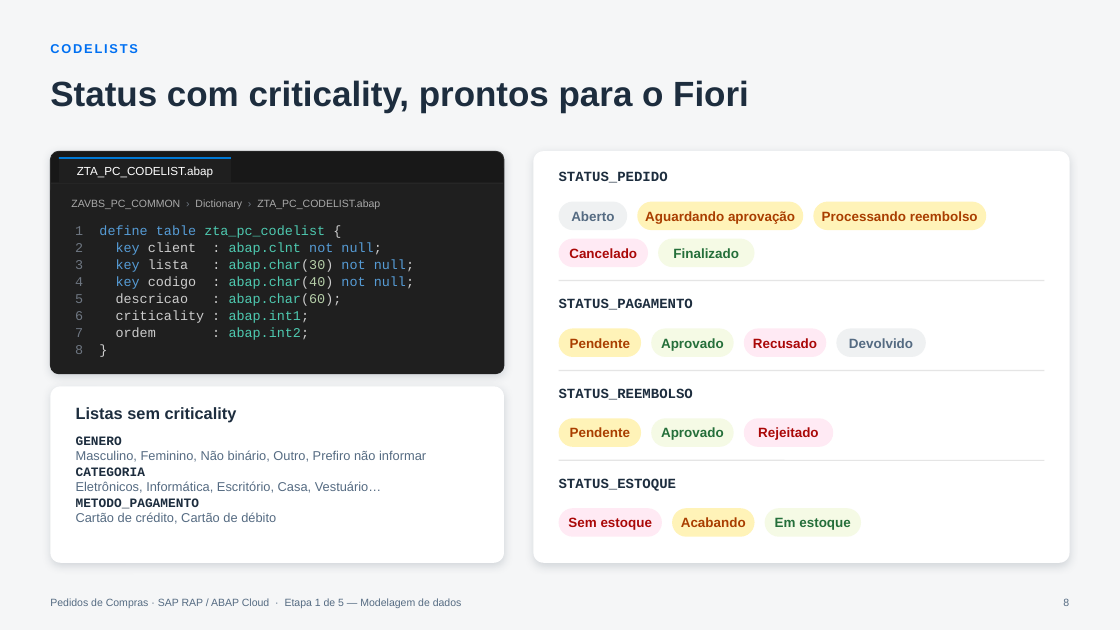
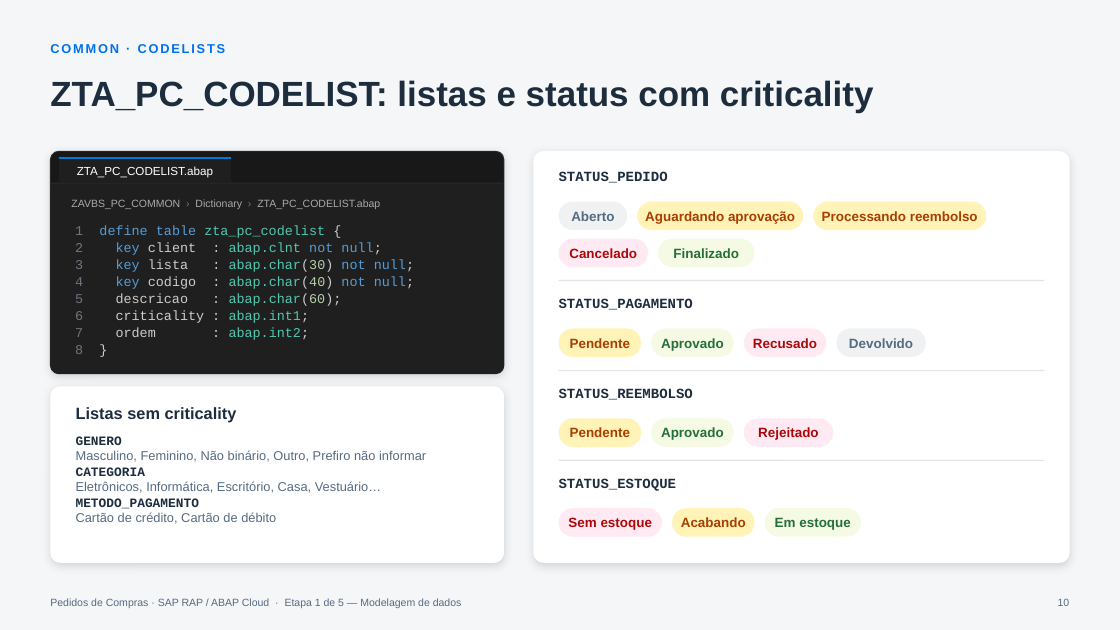
Before and after one commit to AdrianoBispo/sap-abap-rap-pedidos-de-compras-app, a slide deck: slide 10 of docs/apresentacoes/01-modelagem-de-dados.pptx (slide 8 before the commit). Drawn at 1120x630 pixels with LibreOffice and Linux fonts; fonts in the diff are those of the drawing. Boxes give left, top, right and bottom in pixels: in the first picture for what was removed or moved away, otherwise in the second. Text is boxed around its words. In the diff, an @@ line names an element or a change of style, - is before the commit and + after.

```diff
--- a/docs/apresentacoes/01-modelagem-de-dados.pptx
+++ b/docs/apresentacoes/01-modelagem-de-dados.pptx
@@ text at [50,44,226,53]: text changed @@
-CODELISTS
+COMMON · CODELISTS
@@ title at [50,80,873,113]: text changed @@
-Status com criticality, prontos para o Fiori
+ZTA_PC_CODELIST: listas e status com criticality
@@ page number at [1058,598,1070,606]: text changed @@
-8
+10
```
Also in this commit, not shown: 2 other slides changed, 20 slides added, 1 slide removed, 1 other file.
